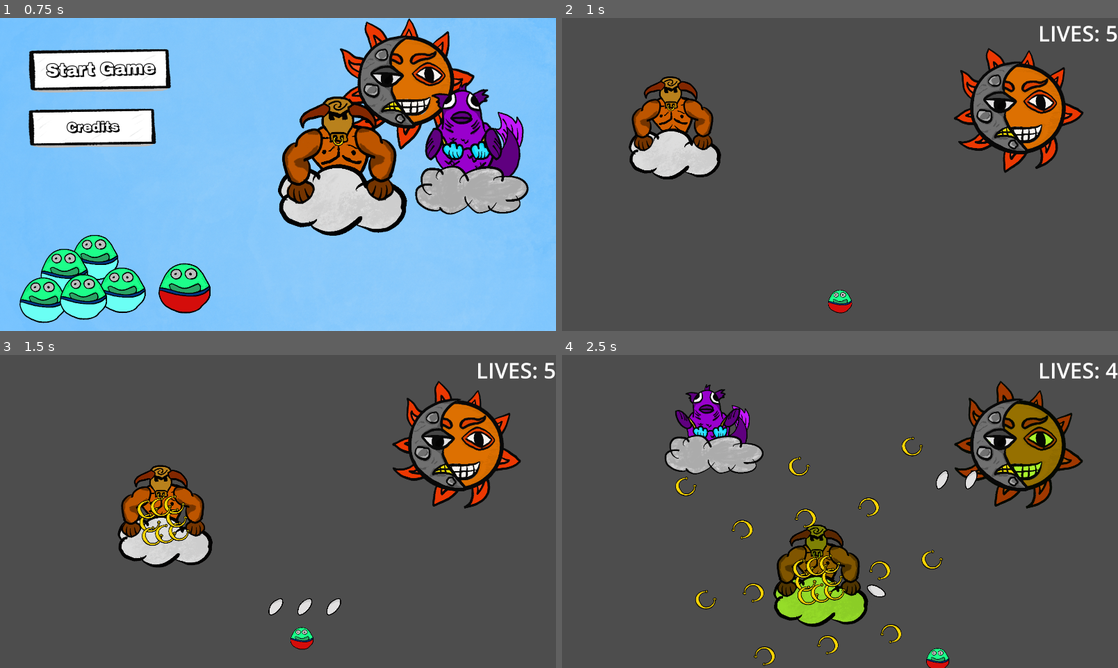
Above: before the commit, frames 1-4 (two rows, left to right).
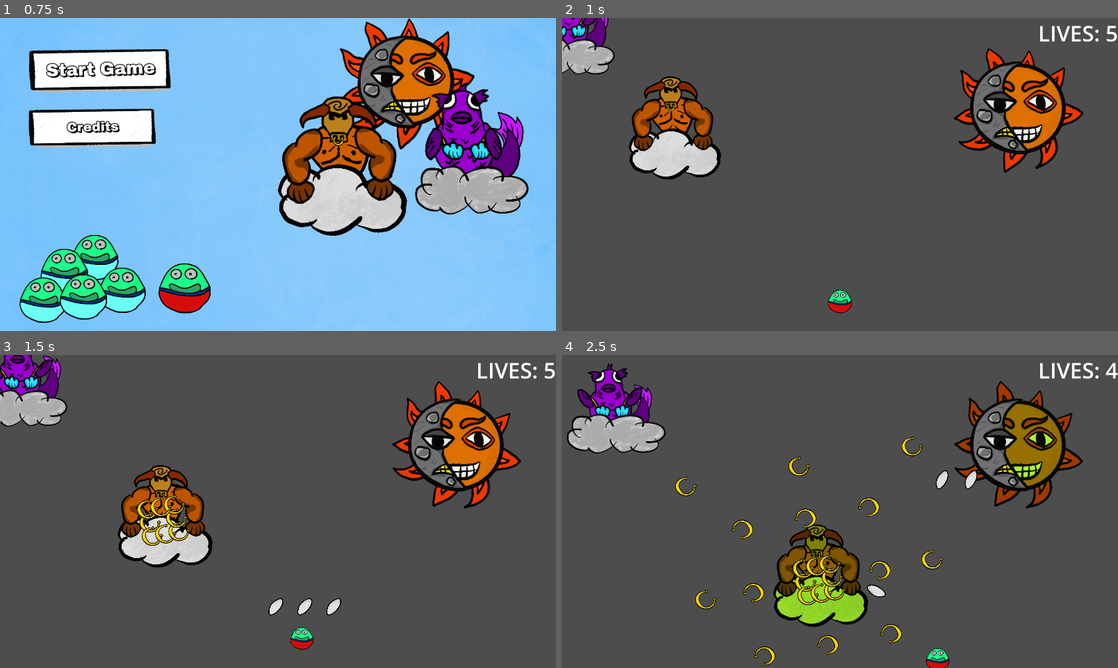
Above: after the commit, the same moments.

Repository: kaito002/bullet-hell-5
Game: Godot game, scene res://scenes/ui/main_menu.tscn
The game is run twice, just before and just after one commit, with the same random seed, the same clock (stepped at 60 frames per second) and the same inputs.
Inputs (mouse positions are in pixels of both pictures, inside the frame that each line leads up to):
- Up to frame 1 (0.75 s): click "Start Game" at 0.5 s
- Up to frame 2 (1 s): no input
- Up to frame 3 (1.5 s): move the mouse to (400, 495) at 1.27 s; press the mouse at (400, 495) at 1.28 s; hold D (right) from 1.28 s (still down)
- Up to frame 4 (2.5 s): move the mouse to (728, 527) at 2.02 s; release D (right) at 2.03 s; release the mouse at (728, 527) at 2.03 s; hold S (down) from 2.03 s (still down); click (728, 527) at 2.1 s

Frame 1 is identical in both runs. In frame 2, 1.4% of the frame differs, in the area x 0-10%, y 0-18%; in frame 3, 2.3%; in frame 4, 6.3%, in the area x 0-37%, y 2-39%.

Commit message:
add movements patterns

Diff:
--- a/scenes/enemies/boss.gd
+++ b/scenes/enemies/boss.gd
@@ -1,19 +1,2 @@
 class_name Boss
 extends Area2D
-
-signal finished_intro()
-
-@export var movement_animator: AnimationPlayer
-@export var sprites_animator: AnimationPlayer
-
-func _ready() -> void:
-	movement_animator.animation_finished.connect(on_animation_finished)
-
-
-func on_animation_finished(animation_name: String):
-	match animation_name:
-		"intro":
-			finished_intro.emit()
-			movement_animator.play("stage_01")
-			sprites_animator.play("stage_01")
-		_: pass
--- /dev/null
+++ b/scenes/enemies/movement_pattern.gd
@@ -0,0 +1,13 @@
+class_name MovementPattern
+extends Node
+
+signal on_finished()
+
+@export var boss: Node2D
+@export var animator: AnimationPlayer
+
+func move():
+    pass
+
+func stop():
+    pass
--- a/scenes/enemies/piscis/Piscis.tscn
+++ b/scenes/enemies/piscis/Piscis.tscn
@@ -8,9 +8,10 @@
 [ext_resource type="Texture2D" uid="uid://dj6uu853e71ys" path="res://assets/picis/left_arm.png" id="5_xxq6b"]
 [ext_resource type="Texture2D" uid="uid://ca7vlhe2syoy6" path="res://assets/picis/right_arm.png" id="6_07567"]
 [ext_resource type="PackedScene" uid="uid://dmffaeox4rhs4" path="res://scenes/components/health_component.tscn" id="8_vduq8"]
-[ext_resource type="Script" path="res://scenes/enemies/boss_weapon.gd" id="9_3wt0x"]
-[ext_resource type="Script" path="res://scenes/enemies/piscis/picis_basic_pattern.gd" id="10_tpue7"]
-[ext_resource type="PackedScene" uid="uid://j1hgp6jna1a0" path="res://scenes/enemies/piscis/picis_bullet.tscn" id="10_yoglv"]
+[ext_resource type="Script" path="res://scenes/enemies/piscis/piscis_intro_movement_pattern.gd" id="12_0bu38"]
+[ext_resource type="Script" path="res://scenes/enemies/piscis/piscis_movements.gd" id="12_gk7vl"]
+[ext_resource type="Script" path="res://scenes/enemies/piscis/stage_02.gd" id="12_ni3op"]
+[ext_resource type="Script" path="res://scenes/enemies/piscis/stage_01.gd" id="14_182bs"]
 
 [sub_resource type="Animation" id="Animation_dusje"]
 length = 0.001
@@ -218,103 +219,12 @@
 [sub_resource type="CircleShape2D" id="CircleShape2D_ydi71"]
 radius = 116.0
 
-[sub_resource type="Animation" id="Animation_okxbj"]
-length = 0.001
-tracks/0/type = "value"
-tracks/0/imported = false
-tracks/0/enabled = true
-tracks/0/path = NodePath(".:position")
-tracks/0/interp = 1
-tracks/0/loop_wrap = true
-tracks/0/keys = {
-"times": PackedFloat32Array(0),
-"transitions": PackedFloat32Array(1),
-"update": 0,
-"values": [Vector2(927, -816)]
-}
-
-[sub_resource type="Animation" id="Animation_vfo6o"]
-resource_name = "intro"
-length = 5.0
-tracks/0/type = "value"
-tracks/0/imported = false
-tracks/0/enabled = true
-tracks/0/path = NodePath(".:position")
-tracks/0/interp = 1
-tracks/0/loop_wrap = true
-tracks/0/keys = {
-"times": PackedFloat32Array(0, 2.5, 4, 5),
-"transitions": PackedFloat32Array(1, 1, 1, 1),
-"update": 0,
-"values": [Vector2(927, -816), Vector2(287, 782), Vector2(970, 177), Vector2(196, 170)]
-}
-
-[sub_resource type="Animation" id="Animation_jpw6j"]
-resource_name = "stage_01"
-length = 5.0
-loop_mode = 1
-tracks/0/type = "value"
-tracks/0/imported = false
-tracks/0/enabled = true
-tracks/0/path = NodePath(".:position")
-tracks/0/interp = 2
-tracks/0/loop_wrap = true
-tracks/0/keys = {
-"times": PackedFloat32Array(0, 0.6, 1, 1.5, 2, 2.5, 2.9, 3.3, 3.7, 4.1, 4.5, 5),
-"transitions": PackedFloat32Array(1, 1, 1, 1, 1, 1, 1, 1, 1, 1, 1, 1),
-"update": 0,
-"values": [Vector2(196, 170), Vector2(397, 197), Vector2(699, 171), Vector2(1102, 181), Vector2(1404, 155), Vector2(1706, 170), Vector2(1505, 190), Vector2(1304, 167), Vector2(1002, 185), Vector2(700, 156), Vector2(498, 195), Vector2(196, 170)]
-}
-
-[sub_resource type="Animation" id="Animation_ypdpk"]
-resource_name = "stage_02"
-tracks/0/type = "value"
-tracks/0/imported = false
-tracks/0/enabled = true
-tracks/0/path = NodePath(".:position")
-tracks/0/interp = 1
-tracks/0/loop_wrap = true
-tracks/0/keys = {
-"times": PackedFloat32Array(0, 1),
-"transitions": PackedFloat32Array(1, 1),
-"update": 0,
-"values": [Vector2(196, 170), Vector2(202, 878)]
-}
-
-[sub_resource type="Animation" id="Animation_r7jrl"]
-resource_name = "stage_03"
-length = 2.0
-loop_mode = 1
-tracks/0/type = "value"
-tracks/0/imported = false
-tracks/0/enabled = true
-tracks/0/path = NodePath(".:position")
-tracks/0/interp = 2
-tracks/0/loop_wrap = true
-tracks/0/keys = {
-"times": PackedFloat32Array(0, 1, 2),
-"transitions": PackedFloat32Array(1, 1, 1),
-"update": 0,
-"values": [Vector2(202, 878), Vector2(1709, 878), Vector2(202, 878)]
-}
-
-[sub_resource type="AnimationLibrary" id="AnimationLibrary_rw5sk"]
-_data = {
-"RESET": SubResource("Animation_okxbj"),
-"intro": SubResource("Animation_vfo6o"),
-"stage_01": SubResource("Animation_jpw6j"),
-"stage_02": SubResource("Animation_ypdpk"),
-"stage_03": SubResource("Animation_r7jrl")
-}
-
-[node name="Piscis" type="Area2D" node_paths=PackedStringArray("movement_animator", "sprites_animator") groups=["enemies"]]
-position = Vector2(927, -816)
+[node name="Piscis" type="Area2D" groups=["enemies"]]
+position = Vector2(2.08165e-12, 2.08165e-12)
 scale = Vector2(0.7, 0.7)
 collision_layer = 2
 collision_mask = 0
 script = ExtResource("1_as23b")
-movement_animator = NodePath("MovementAnimator")
-sprites_animator = NodePath("Art/SpriteAnimator")
 
 [node name="Art" type="Node2D" parent="."]
 
@@ -365,18 +275,20 @@
 
 [node name="health_component" parent="." instance=ExtResource("8_vduq8")]
 
-[node name="MovementAnimator" type="AnimationPlayer" parent="."]
-libraries = {
-"": SubResource("AnimationLibrary_rw5sk")
-}
-autoplay = "intro"
-
-[node name="picis_weapon" type="Node2D" parent="."]
-script = ExtResource("9_3wt0x")
-
-[node name="fire_rate" type="Timer" parent="picis_weapon"]
-wait_time = 0.5
-
-[node name="picis_basic_pattern" type="Node2D" parent="picis_weapon"]
-script = ExtResource("10_tpue7")
-bullet_scene = ExtResource("10_yoglv")
+[node name="movements" type="Node" parent="."]
+script = ExtResource("12_gk7vl")
+
+[node name="intro" type="Node" parent="movements" node_paths=PackedStringArray("boss", "animator")]
+script = ExtResource("12_0bu38")
+boss = NodePath("../..")
+animator = NodePath("../../Art/SpriteAnimator")
+
+[node name="stage_01" type="Node" parent="movements" node_paths=PackedStringArray("boss", "animator")]
+script = ExtResource("14_182bs")
+boss = NodePath("../..")
+animator = NodePath("../../Art/SpriteAnimator")
+
+[node name="stage_02" type="Node" parent="movements" node_paths=PackedStringArray("boss", "animator")]
+script = ExtResource("12_ni3op")
+boss = NodePath("../..")
+animator = NodePath("../../Art/SpriteAnimator")
--- a/scenes/enemies/piscis/piscis.gd
+++ b/scenes/enemies/piscis/piscis.gd
@@ -1,12 +1,2 @@
 class_name Picis
 extends Boss
-
-@onready var picis_weapon: BossWeapon = $picis_weapon
-
-
-func _ready() -> void:
-	super._ready()
-	finished_intro.connect(on_finished_intro)
-
-func on_finished_intro():
-	picis_weapon.start_shooting()
--- /dev/null
+++ b/scenes/enemies/piscis/piscis_intro_movement_pattern.gd
@@ -0,0 +1,10 @@
+class_name PiscisIntroMovementPattern
+extends MovementPattern
+
+var tween: Tween
+
+func move():
+    tween = boss.create_tween()
+    await tween.tween_property(boss, "position", Vector2(200, 200), 2).finished
+    animator.play("stage_01")
+    on_finished.emit()
--- /dev/null
+++ b/scenes/enemies/piscis/piscis_movements.gd
@@ -0,0 +1,27 @@
+class_name PiscisMovements
+extends Node
+
+var movements: Array[MovementPattern] = []
+@onready var health_component: HealthComponent = get_parent().get_node("health_component")
+
+var current_movement: MovementPattern
+
+func _ready():
+	health_component.health_percentage.connect(on_health_change)
+	for movement in get_children():
+		movements.append(movement)
+
+	current_movement = movements[0]
+	current_movement.on_finished.connect(func(): start_movement(1))
+	current_movement.move()
+
+func start_movement(idx: int):
+	current_movement.stop()
+	current_movement = movements[idx]
+	current_movement.move()
+
+func on_health_change(percentage: float):
+	if percentage <= 30 && current_movement != movements[3]:
+		start_movement(3)
+	elif percentage <= 60 && current_movement != movements[2]:
+		start_movement(2)
--- /dev/null
+++ b/scenes/enemies/piscis/stage_01.gd
@@ -0,0 +1,19 @@
+class_name Stage01MovementPattern
+extends MovementPattern
+
+var tween: Tween
+var tween_vertical: Tween
+
+func move():
+    tween = get_tree().create_tween().set_loops().set_process_mode(Tween.TWEEN_PROCESS_PHYSICS)
+    tween_vertical = get_tree().create_tween().set_loops().set_process_mode(Tween.TWEEN_PROCESS_PHYSICS)
+
+    tween_vertical.tween_property(boss, "position:y", boss.position.y + 20, 0.5).set_ease(Tween.EASE_IN)
+    tween_vertical.tween_property(boss, "position:y", boss.position.y - 40, 0.5).set_ease(Tween.EASE_IN)
+
+    tween.tween_property(boss, "position:x", 1750, 3).set_ease(Tween.EASE_IN)
+    tween.tween_property(boss, "position:x", 200, 3).set_ease(Tween.EASE_IN)
+
+func stop():
+    tween.stop()
+    tween_vertical.stop()
--- /dev/null
+++ b/scenes/enemies/piscis/stage_02.gd
@@ -0,0 +1,22 @@
+class_name Stage02MovementPattern
+extends MovementPattern
+
+var tween: Tween
+var tween_vertical: Tween
+
+func move():
+	var position_tween = get_tree().create_tween()
+	await position_tween.tween_property(boss, "position:y", 900, 0.5).finished
+
+	tween = get_tree().create_tween().set_loops().set_process_mode(Tween.TWEEN_PROCESS_PHYSICS)
+	tween_vertical = get_tree().create_tween().set_loops().set_process_mode(Tween.TWEEN_PROCESS_PHYSICS)
+
+	tween_vertical.tween_property(boss, "position:y", boss.position.y + 20, 0.5).set_ease(Tween.EASE_IN)
+	tween_vertical.tween_property(boss, "position:y", boss.position.y - 40, 0.5).set_ease(Tween.EASE_IN)
+
+	tween.tween_property(boss, "position:x", 1750, 3).set_ease(Tween.EASE_IN)
+	tween.tween_property(boss, "position:x", 200, 3).set_ease(Tween.EASE_IN)
+
+func stop():
+	tween.stop()
+	tween_vertical.stop()
--- a/scenes/levels/picis/picis_level.tscn
+++ b/scenes/levels/picis/picis_level.tscn
@@ -9,6 +9,7 @@
 [ext_resource type="PackedScene" uid="uid://dnhti2qkhw45m" path="res://scenes/weapons/weapon.tscn" id="6_8v5uj"]
 [ext_resource type="PackedScene" uid="uid://tlhnks1d8vwq" path="res://scenes/weapons/bullet.tscn" id="7_1uqwk"]
 [ext_resource type="PackedScene" uid="uid://cvris3exu6m66" path="res://scenes/player/player_controller.tscn" id="7_6k342"]
+[ext_resource type="PackedScene" uid="uid://bmmi2fxcxa2u1" path="res://scenes/weapons/pattens/shotgun_pattern.tscn" id="8_lf8xp"]
 [ext_resource type="Script" path="res://scenes/levels/picis/water_pulses.gd" id="9_adj0g"]
 
 [sub_resource type="Animation" id="Animation_gx57e"]
@@ -159,16 +160,19 @@
 }
 
 [node name="Piscis" parent="." instance=ExtResource("1_lpxks")]
-
-[node name="fire_rate" parent="Piscis/picis_weapon" index="0"]
-wait_time = 0.25
+position = Vector2(870, -438)
+metadata/_edit_vertical_guides_ = [211.0]
+metadata/_edit_horizontal_guides_ = [197.0]
 
 [node name="player" parent="." instance=ExtResource("5_kv183")]
 position = Vector2(1235, 835)
 speed = 450.0
 
-[node name="weapon" parent="player" instance=ExtResource("6_8v5uj")]
+[node name="weapon" parent="player" node_paths=PackedStringArray("bullet_pattern") instance=ExtResource("6_8v5uj")]
 bullet_scene = ExtResource("7_1uqwk")
+bullet_pattern = NodePath("Shotgun Pattern")
+
+[node name="Shotgun Pattern" parent="player/weapon" instance=ExtResource("8_lf8xp")]
 
 [node name="player_controller" parent="player" instance=ExtResource("7_6k342")]
 
@@ -195,5 +199,3 @@
 
 [node name="water_pulse5" parent="water_pulses" instance=ExtResource("3_3jqcf")]
 position = Vector2(1771, 1850)
-
-[editable path="Piscis"]
--- a/scenes/levels/picis/water_pulses.gd
+++ b/scenes/levels/picis/water_pulses.gd
@@ -8,7 +8,7 @@
 
 func _ready():
 	_separate_pulses()
-	_start_even_pulses()
+	# _start_even_pulses()
 
 func _separate_pulses():
 	var idx = 0
--- a/scenes/ui/main_menu.tscn
+++ b/scenes/ui/main_menu.tscn
@@ -49,16 +49,19 @@
 pivot_offset = Vector2(256, 256)
 
 [node name="Geminis-1" type="TextureRect" parent="enemies/geminis"]
+layout_mode = 0
 offset_right = 512.0
 offset_bottom = 512.0
 texture = ExtResource("2_fmceb")
 
 [node name="Geminis-2" type="TextureRect" parent="enemies/geminis"]
+layout_mode = 0
 offset_right = 512.0
 offset_bottom = 512.0
 texture = ExtResource("3_bdtqf")
 
 [node name="Geminis-3" type="TextureRect" parent="enemies/geminis"]
+layout_mode = 0
 offset_right = 512.0
 offset_bottom = 512.0
 texture = ExtResource("4_bb74v")
@@ -72,26 +75,31 @@
 pivot_offset = Vector2(256, 256)
 
 [node name="Taurus-1" type="TextureRect" parent="enemies/Taurus"]
+layout_mode = 0
 offset_right = 512.0
 offset_bottom = 512.0
 texture = ExtResource("5_yf3er")
 
 [node name="Taurus-2" type="TextureRect" parent="enemies/Taurus"]
+layout_mode = 0
 offset_right = 512.0
 offset_bottom = 512.0
 texture = ExtResource("6_icgo3")
 
 [node name="Taurus-3" type="TextureRect" parent="enemies/Taurus"]
+layout_mode = 0
 offset_right = 512.0
 offset_bottom = 512.0
 texture = ExtResource("7_jmyxu")
 
 [node name="Taurus-4" type="TextureRect" parent="enemies/Taurus"]
+layout_mode = 0
 offset_right = 512.0
 offset_bottom = 512.0
 texture = ExtResource("8_1knaf")
 
 [node name="Taurus-5" type="TextureRect" parent="enemies/Taurus"]
+layout_mode = 0
 offset_right = 512.0
 offset_bottom = 512.0
 texture = ExtResource("9_3sotw")
@@ -105,31 +113,37 @@
 pivot_offset = Vector2(256, 256)
 
 [node name="Tail" type="TextureRect" parent="enemies/Piscis"]
+layout_mode = 0
 offset_right = 512.0
 offset_bottom = 512.0
 texture = ExtResource("5_mk5gl")
 
 [node name="Body" type="TextureRect" parent="enemies/Piscis"]
+layout_mode = 0
 offset_right = 512.0
 offset_bottom = 512.0
 texture = ExtResource("6_pr8km")
 
 [node name="Cloud" type="TextureRect" parent="enemies/Piscis"]
+layout_mode = 0
 offset_right = 512.0
 offset_bottom = 512.0
 texture = ExtResource("7_x10a5")
 
 [node name="Head" type="TextureRect" parent="enemies/Piscis"]
+layout_mode = 0
 offset_right = 512.0
 offset_bottom = 512.0
 texture = ExtResource("8_cjt3j")
 
 [node name="LeftArm" type="TextureRect" parent="enemies/Piscis"]
+layout_mode = 0
 offset_right = 512.0
 offset_bottom = 512.0
 texture = ExtResource("9_2c2q0")
 
 [node name="RightArm" type="TextureRect" parent="enemies/Piscis"]
+layout_mode = 0
 offset_right = 512.0
 offset_bottom = 512.0
 texture = ExtResource("10_qfvyd")
Not shown: 1 places in scenes/enemies/piscis/Piscis.tscn that only renumber resources
Not shown: 1 places in scenes/levels/picis/picis_level.tscn that only renumber resources
